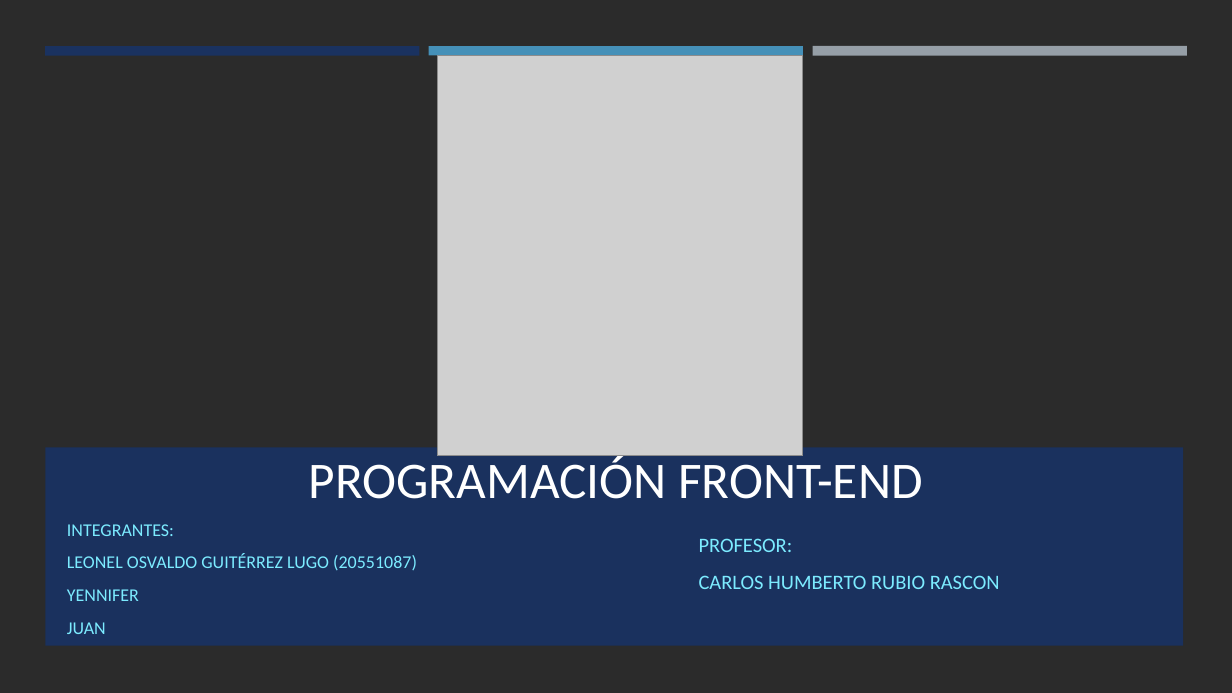
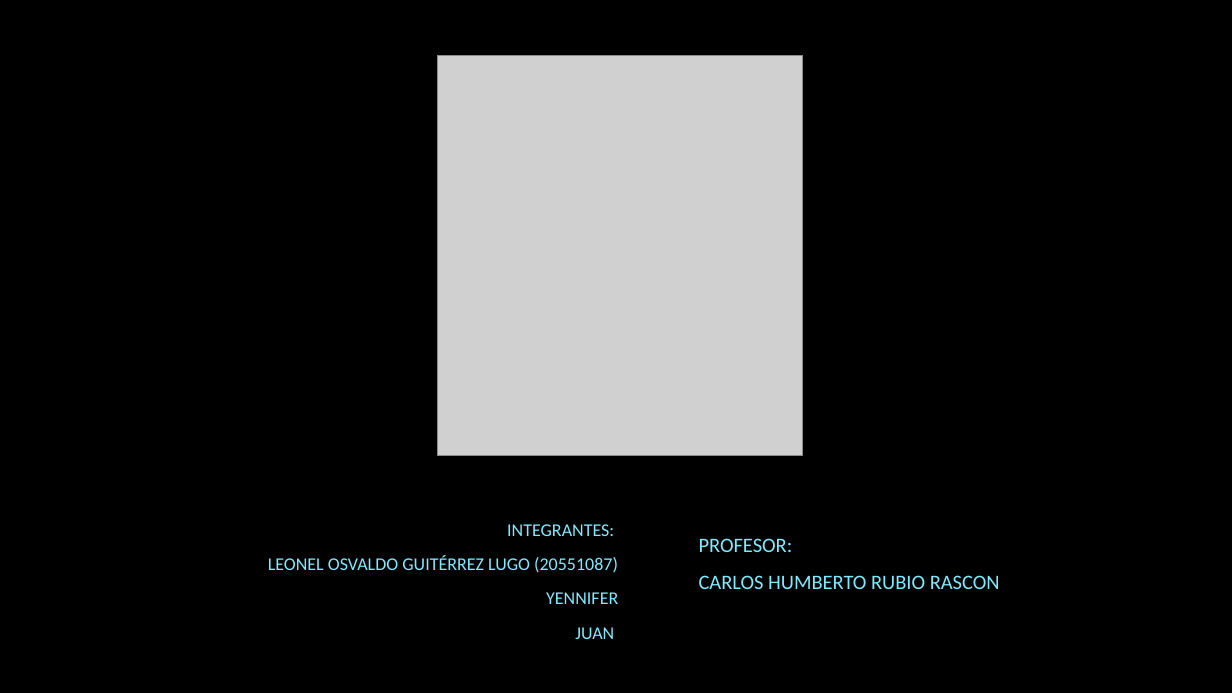
Before and after one commit to Leonelgtzl/Exposicion-FRONT-END, a slide deck: slide 1 of EXPO-FS1A-TEMA1-NF.pptx. Drawn at 1232x693 pixels with LibreOffice and Linux fonts; fonts in the diff are those of the drawing; grey boxes stand for pictures; background and template pictures are left out; a plain dark background stands for a picture behind light text. Boxes give left, top, right and bottom in pixels: in the first picture for what was removed or moved away, otherwise in the second. Text is boxed around its words. In the diff, an @@ line names an element or a change of style, - is before the commit and + after.

```diff
--- a/EXPO-FS1A-TEMA1-NF.pptx
+++ b/EXPO-FS1A-TEMA1-NF.pptx
@@ rectangle removed at [0,0,1232,693] @@
@@ rectangle removed at [45,46,420,55] @@
@@ rectangle removed at [429,46,803,55] @@
@@ rectangle removed at [812,46,1187,56] @@
@@ rectangle removed at [45,447,1183,646] @@
@@ title "PROGRAMACIÓN FRONT-END" at [309,450,922,513]: text colour #FFFFFF to #000000 @@
@@ subtitle "INTEGRANTES:" at [268,524,618,639]: alignment left to right; more space between paragraphs @@
```
Also in this commit, not shown: 7 other slides changed, 4 slides added, 2 slides removed.
